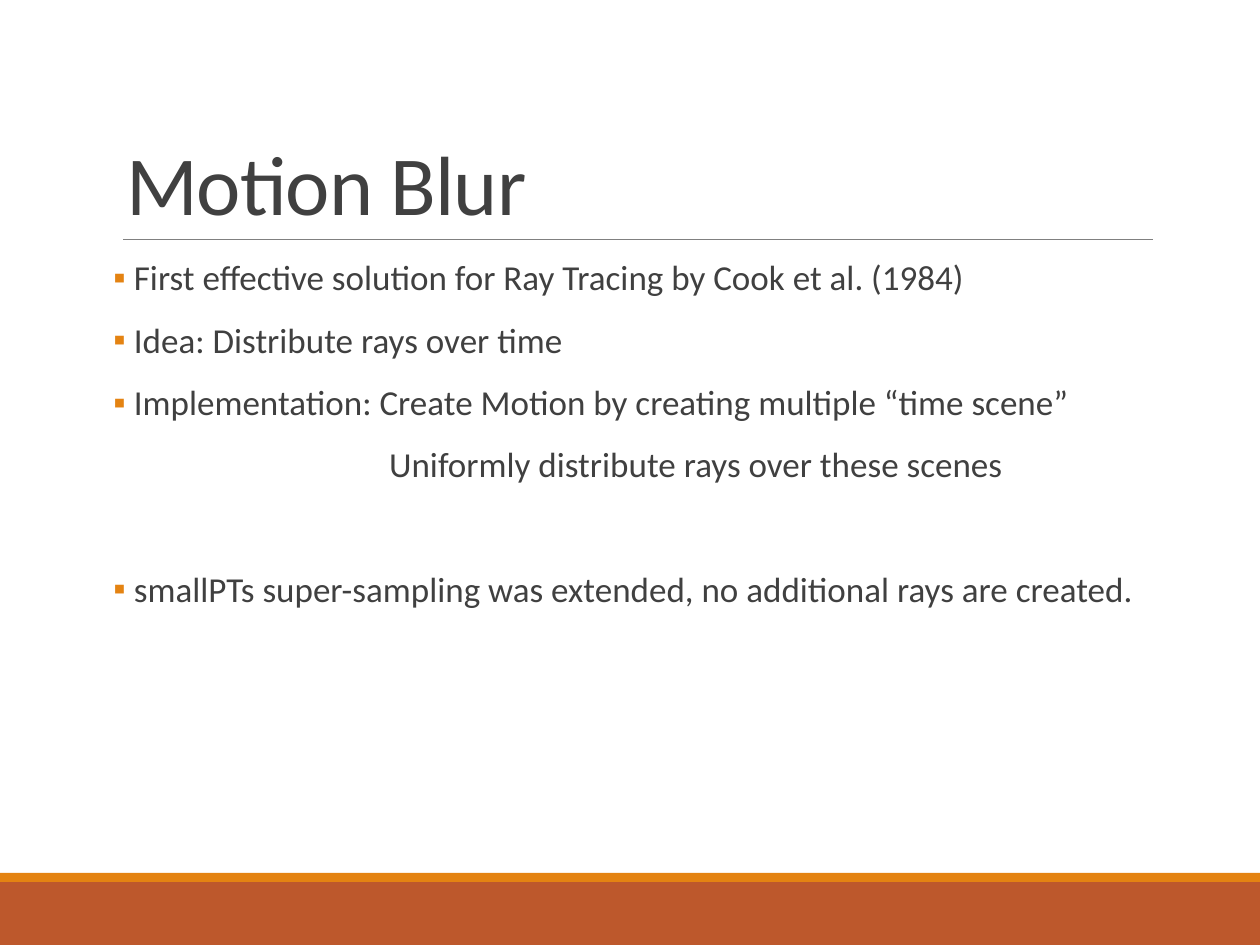
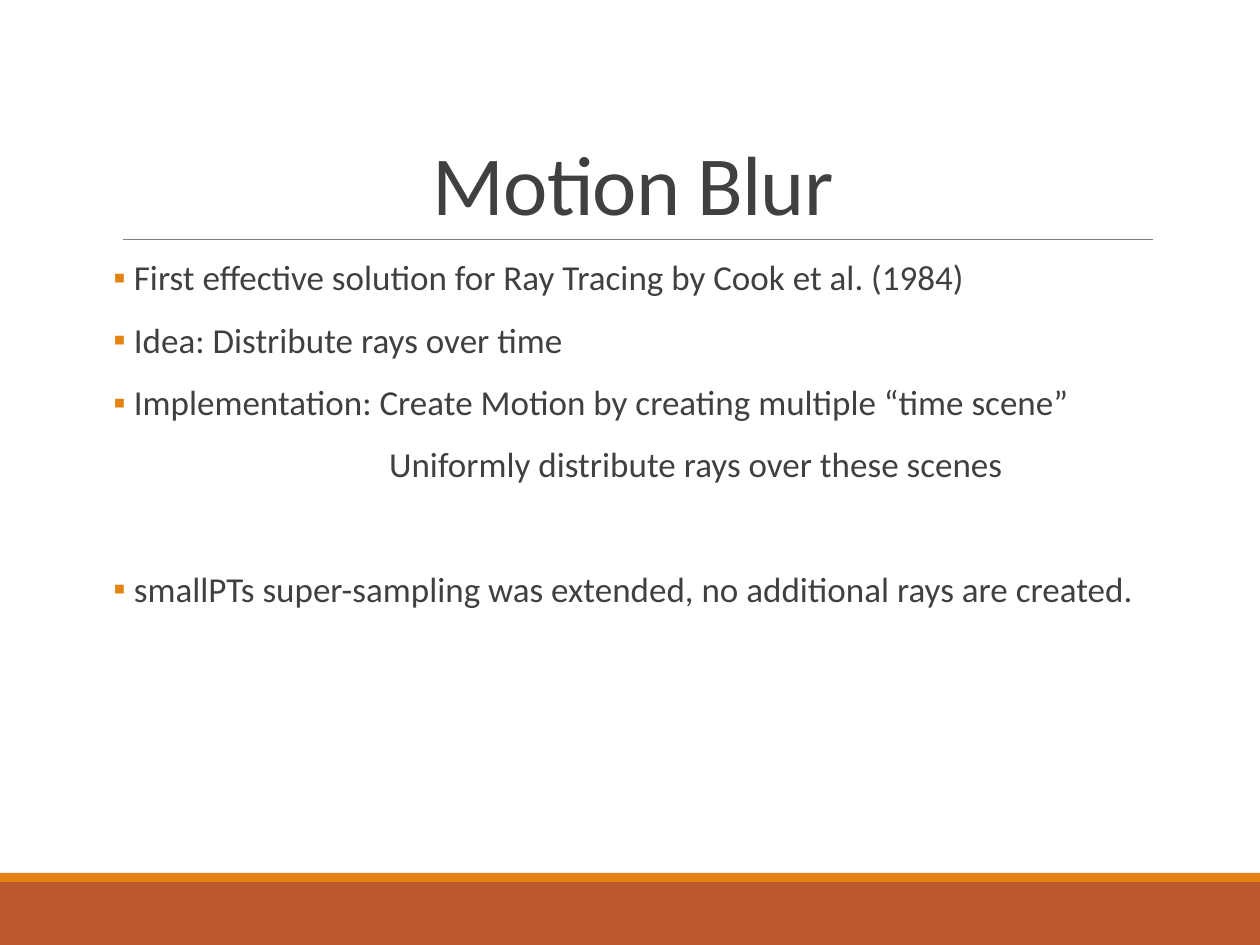
Before and after one commit to Philipp-M/ACG, a slide deck: slide 3 of smallPT_projectACG/presentation/Advanced Computer Graphics.pptx. Drawn at 1260x945 pixels with LibreOffice and Linux fonts; fonts in the diff are those of the drawing. Boxes give left, top, right and bottom in pixels: in the first picture for what was removed or moved away, otherwise in the second. Text is boxed around its words. In the diff, an @@ line names an element or a change of style, - is before the commit and + after.

```diff
--- a/smallPT_projectACG/presentation/Advanced Computer Graphics.pptx
+++ b/smallPT_projectACG/presentation/Advanced Computer Graphics.pptx
@@ title "Motion Blur" at [433,156,834,216]: alignment left to centre @@
```
Also in this commit, not shown: 6 other slides changed, 2 slides added, 1 slide removed, 1 other file.
